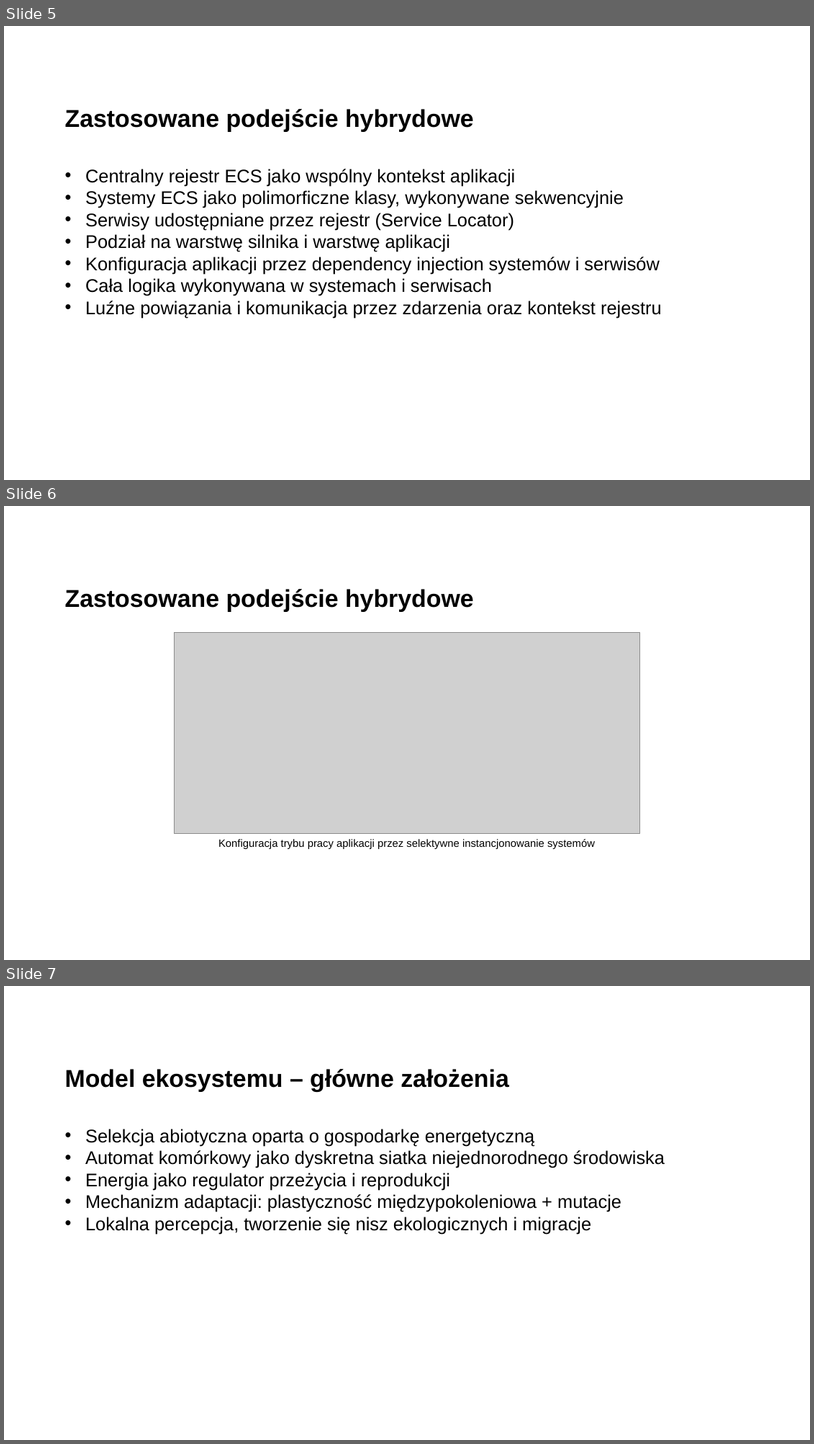
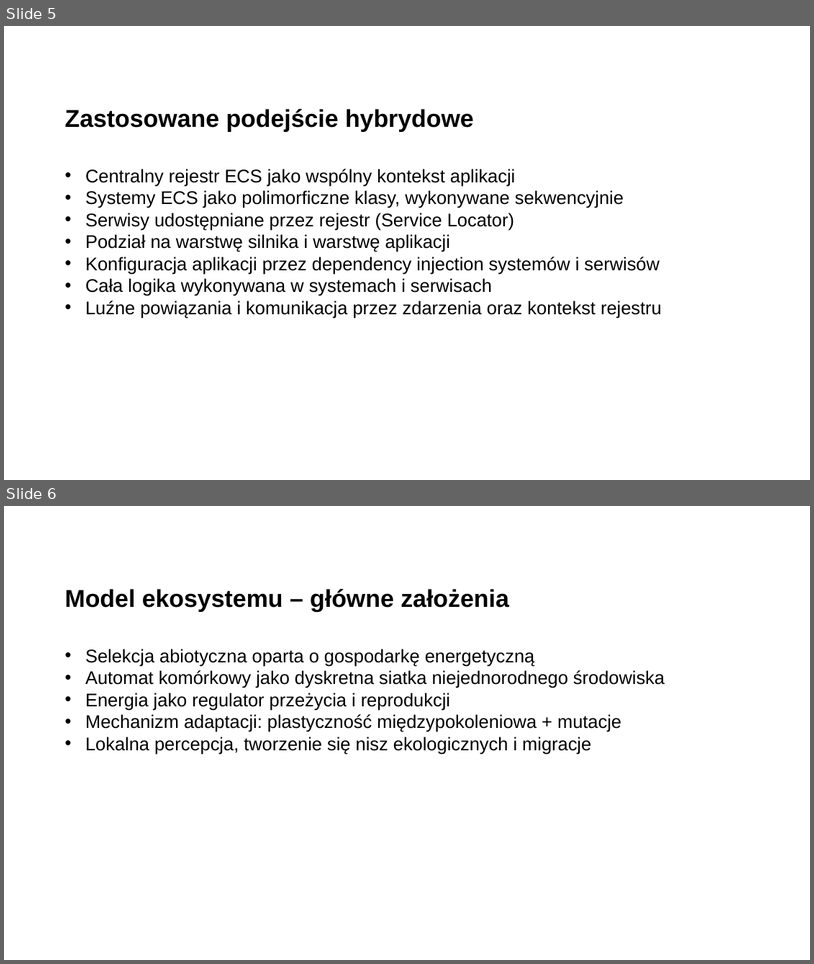
Before and after one commit to Filip-Rak/ecosystem-cc-results, a slide deck: docs/presentation.ppt. Shown one above the other, each under a label of ours: slides 5, 6 and 7 before the commit, slides 5 and 6 after it. The pictures are 814x1444 and 814x964 pixels, drawn with LibreOffice and Linux fonts; fonts in the diff are those of the drawing; grey boxes stand for pictures; background and template pictures are left out. Boxes give left, top, right and bottom in pixels: in the first picture for what was removed or moved away, otherwise in the second. Text is boxed around its words. In the diff, an @@ line names an element or a change of style, - is before the commit and + after.

Commit message:
change pres

```diff
--- a/docs/presentation.ppt
+++ b/docs/presentation.ppt
@@ slide 6 removed at <box>4,506,810,960</box>, background picture (left out) @@
@@ title removed at <box>65,589,474,612</box> @@
-Zastosowane podejście hybrydowe
@@ picture removed at <box>175,632,640,833</box> @@
@@ text removed at <box>219,839,595,849</box> @@
-Konfiguracja trybu pracy aplikacji przez selektywne instancjonowanie systemów
@@ what was slide 7 is now slide 6 @@
```
